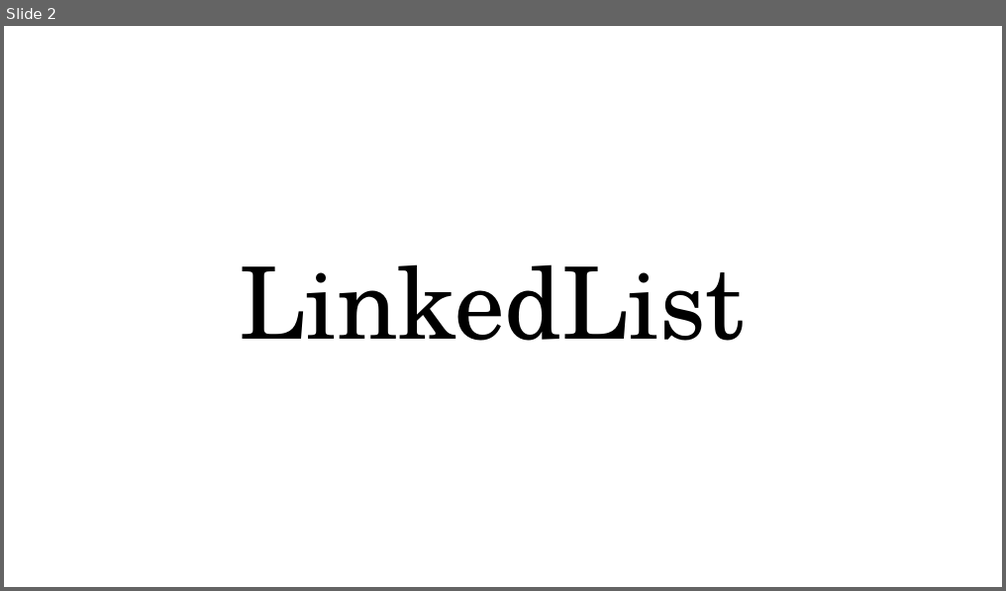
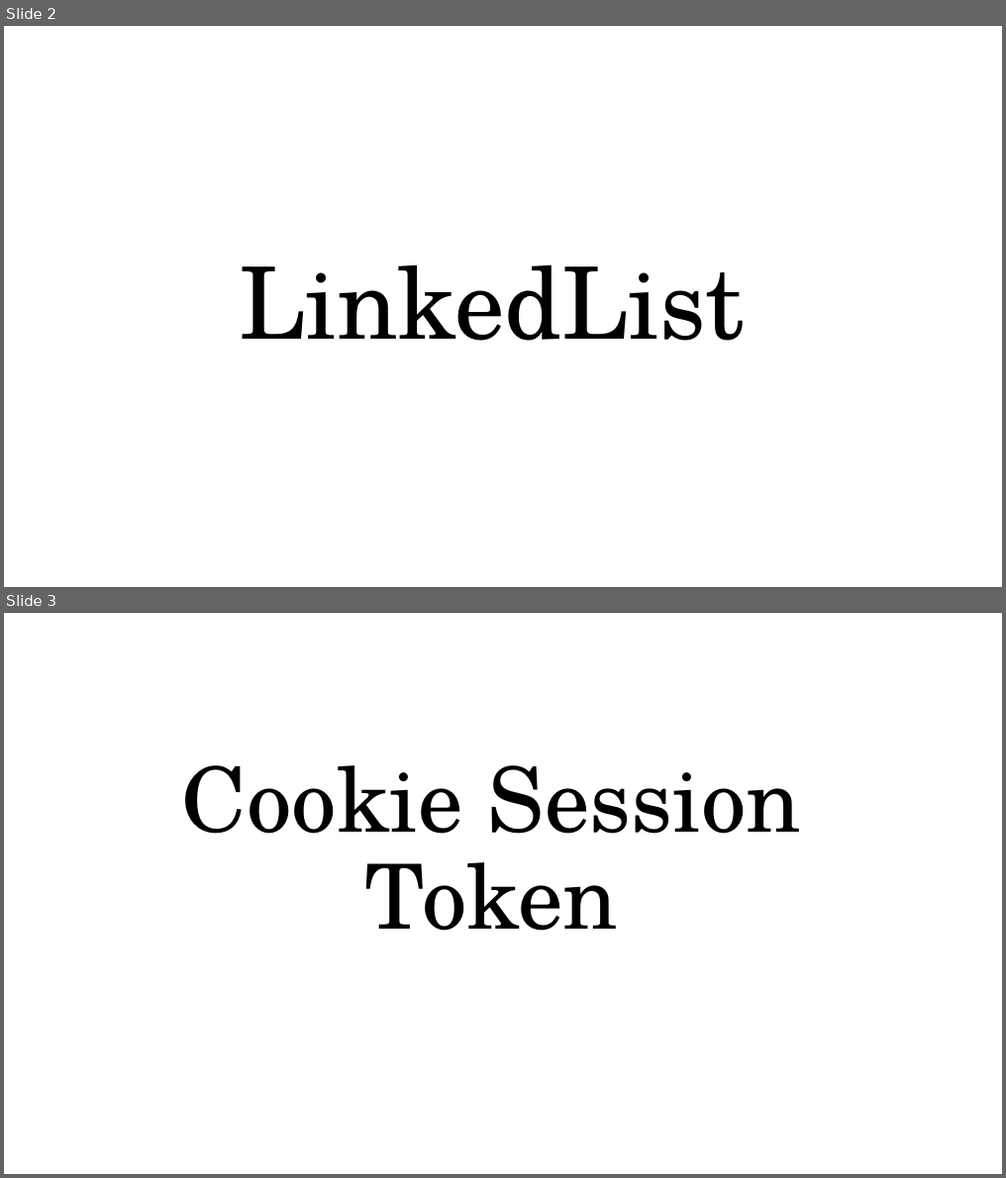
Before and after one commit to Zhouchaowen/imianba, a slide deck: 集合.pptx. Shown one above the other, each under a label of ours: slide 2 before the commit, slides 2 and 3 after it. The pictures are 1006x591 and 1006x1178 pixels, drawn with LibreOffice and Linux fonts; fonts in the diff are those of the drawing. Boxes give left, top, right and bottom in pixels: in the first picture for what was removed or moved away, otherwise in the second. Text is boxed around its words. In the diff, an @@ line names an element or a change of style, - is before the commit and + after.

```diff
--- a/集合.pptx
+++ b/集合.pptx
@@ slide 3 added at (x1=4, y1=613, x2=1002, y2=1174), background #FFFFFF @@
@@ title added at (x1=182, y1=765, x2=801, y2=931), 86.4 pt, text #000000 @@
+Cookie Session Token
```
Also in this commit, not shown: 4 other files.
